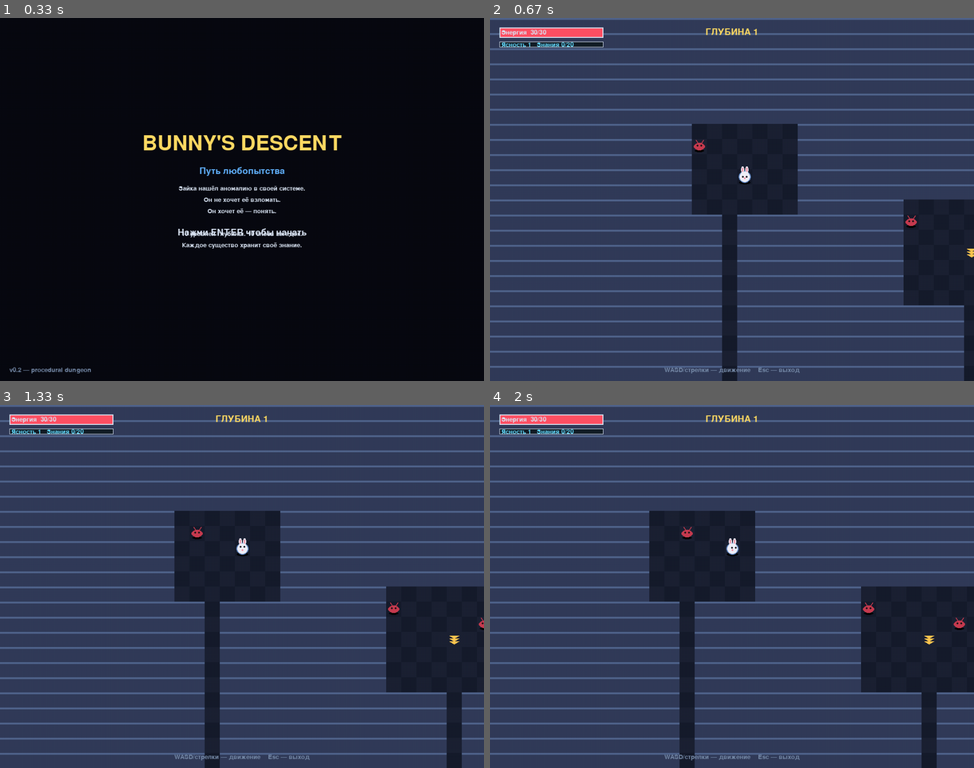
Above: before the commit, frames 1-4 (two rows, left to right).
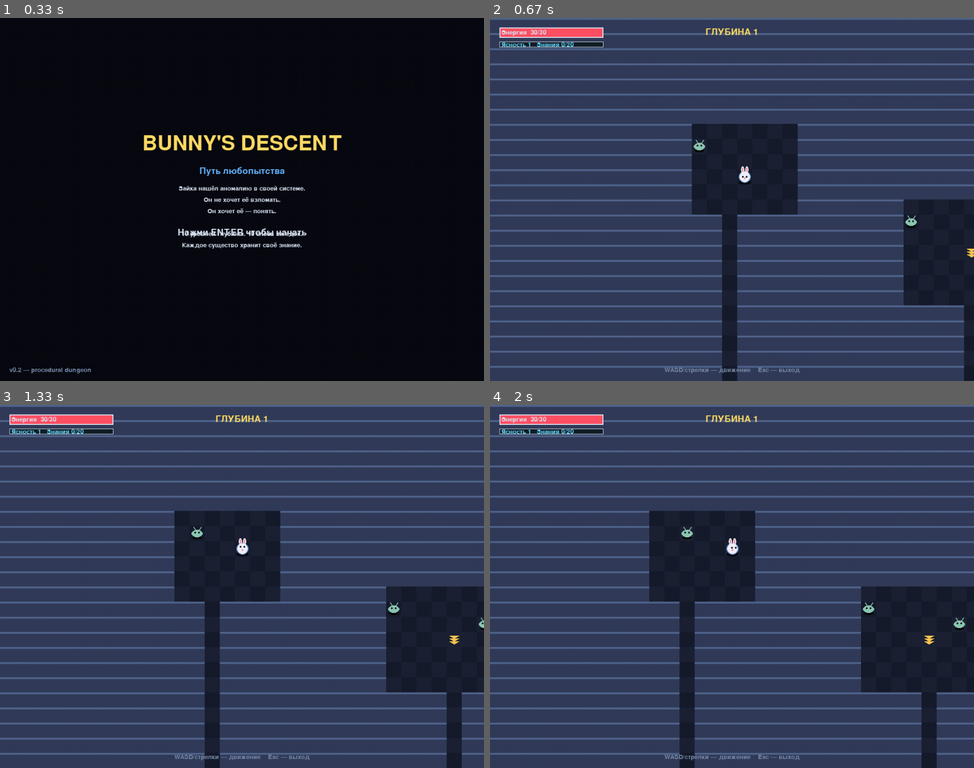
Above: after the commit, the same moments.

Repository: Folombas/PyGame2026
Game: pygame game, started from BunnyDescent/main.py
Same seed, same stepped clock (60 frames per second), same inputs: the game is played once before the commit and once after it.
Inputs:
- Up to frame 1 (0.33 s): no input
- Up to frame 2 (0.67 s): tap Enter at 0.33 s
- Up to frame 3 (1.33 s): hold Right 0.67-1.13 s; hold Up from 1.17 s (still down)
- Up to frame 4 (2 s): release Up at 1.47 s; hold Right 1.5-1.97 s

Frame 1 is identical in both runs. In frame 2, less than 0.1% of the frame differs, in the area x 42-89%, y 33-58%; in frame 3, 0.1%; in frame 4, 0.1%, in the area x 39-99%, y 33-62%.

Commit message:
BunnyDescent: creatures softened colors (mint/lavender/sky/gold)

Diff:
--- a/BunnyDescent/enemies.py
+++ b/BunnyDescent/enemies.py
@@ -18,7 +18,7 @@
             self.hp = 5
             self.max_hp = 5
             self.attack = 2
-            self.color = (200, 60, 80)
+            self.color = (140, 200, 180)
             self.speed = 0.6
             self.xp_reward = 5
         elif kind == "virus":
@@ -26,7 +26,7 @@
             self.hp = 8
             self.max_hp = 8
             self.attack = 3
-            self.color = (180, 80, 220)
+            self.color = (170, 150, 220)
             self.speed = 0.5
             self.xp_reward = 10
         elif kind == "firewall":
@@ -34,7 +34,7 @@
             self.hp = 15
             self.max_hp = 15
             self.attack = 5
-            self.color = (220, 140, 60)
+            self.color = (120, 180, 220)
             self.speed = 0.8
             self.xp_reward = 20
         elif kind == "boss":
@@ -42,7 +42,7 @@
             self.hp = 40
             self.max_hp = 40
             self.attack = 8
-            self.color = (255, 40, 60)
+            self.color = (220, 200, 120)
             self.speed = 0.4
             self.xp_reward = 100
 
